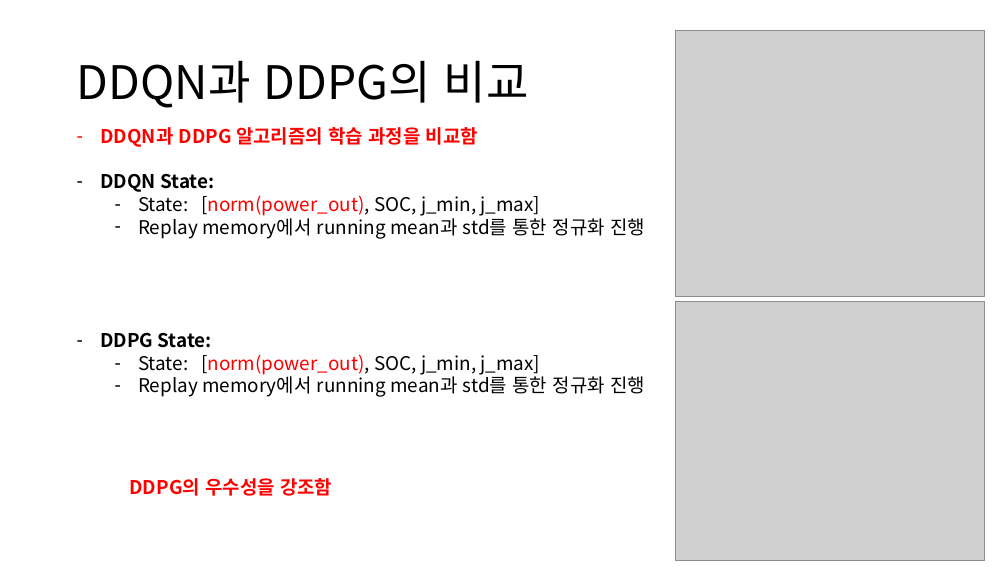
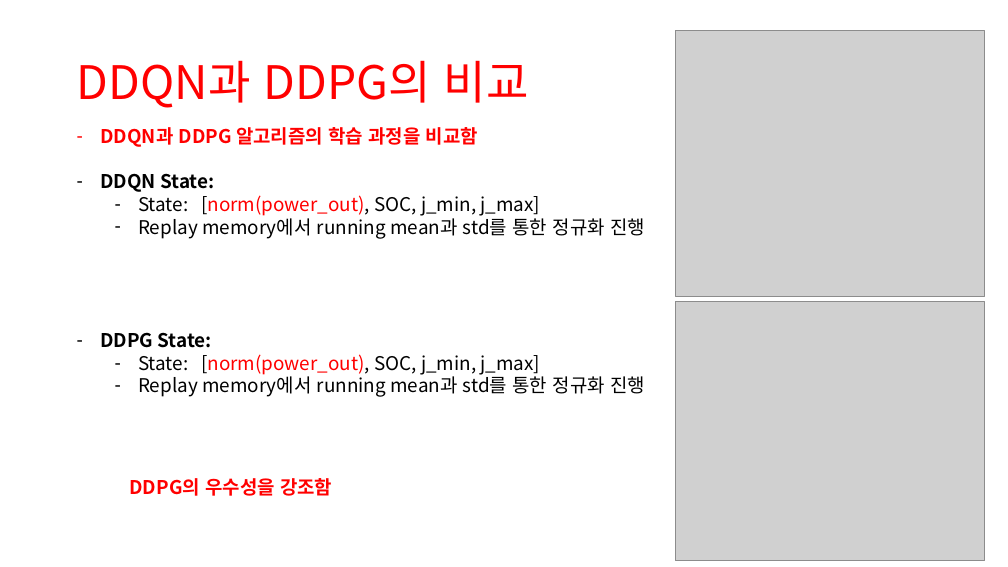
Before and after one commit to zidane89/experiment, a slide deck: slide 7 of 실험정리.pptx. Drawn at 1008x567 pixels with LibreOffice and Linux fonts; fonts in the diff are those of the drawing; grey boxes stand for pictures. Boxes give left, top, right and bottom in pixels: in the first picture for what was removed or moved away, otherwise in the second. Text is boxed around its words. In the diff, an @@ line names an element or a change of style, - is before the commit and + after.

```diff
--- a/실험정리.pptx
+++ b/실험정리.pptx
@@ title "DDQN과 DDPG의 비교" at <box>77,60,529,108</box>: text colour #000000 to #FF0000 @@
```
Also in this commit, not shown: 6 other slides changed, 2 slides added.
